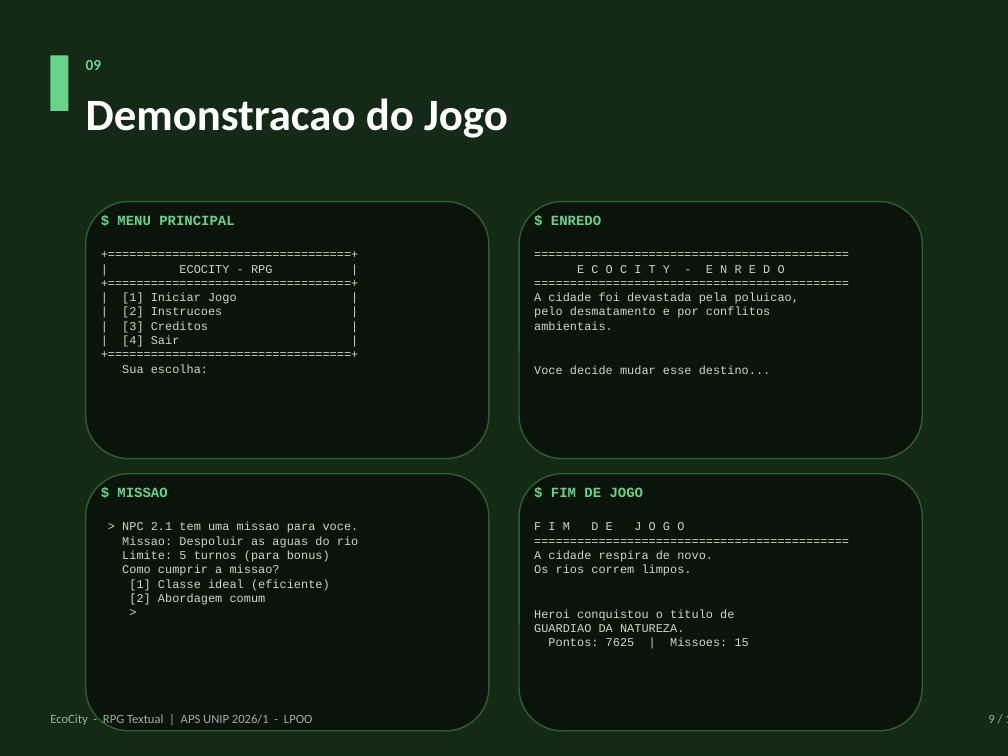
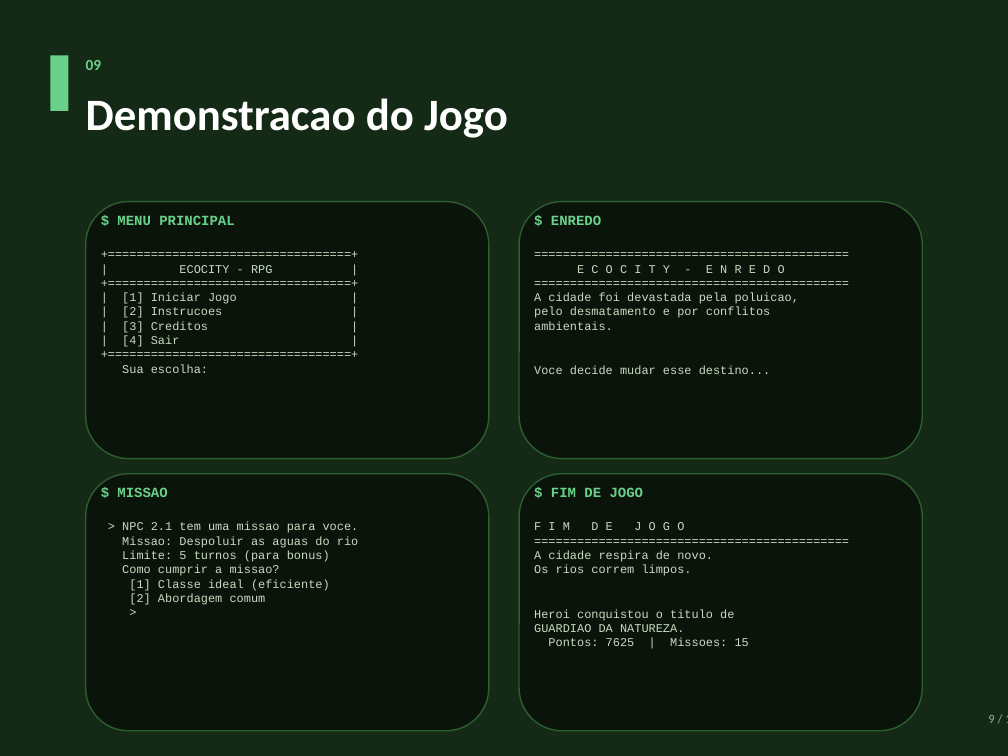
Before and after one commit to BielmFranco/EcoCity, a slide deck: slide 9 of relatorio/ApresentacaoEcoCity.pptx. Drawn at 1008x756 pixels with LibreOffice and Linux fonts; fonts in the diff are those of the drawing. Boxes give left, top, right and bottom in pixels: in the first picture for what was removed or moved away, otherwise in the second. Text is boxed around its words. In the diff, an @@ line names an element or a change of style, - is before the commit and + after.

```diff
--- a/relatorio/ApresentacaoEcoCity.pptx
+++ b/relatorio/ApresentacaoEcoCity.pptx
@@ text removed at (x1=50, y1=714, x2=313, y2=726) @@
-EcoCity - RPG Textual | APS UNIP 2026/1 - LPOO
```
Also in this commit, not shown: 11 other slides changed, 1 other file.
